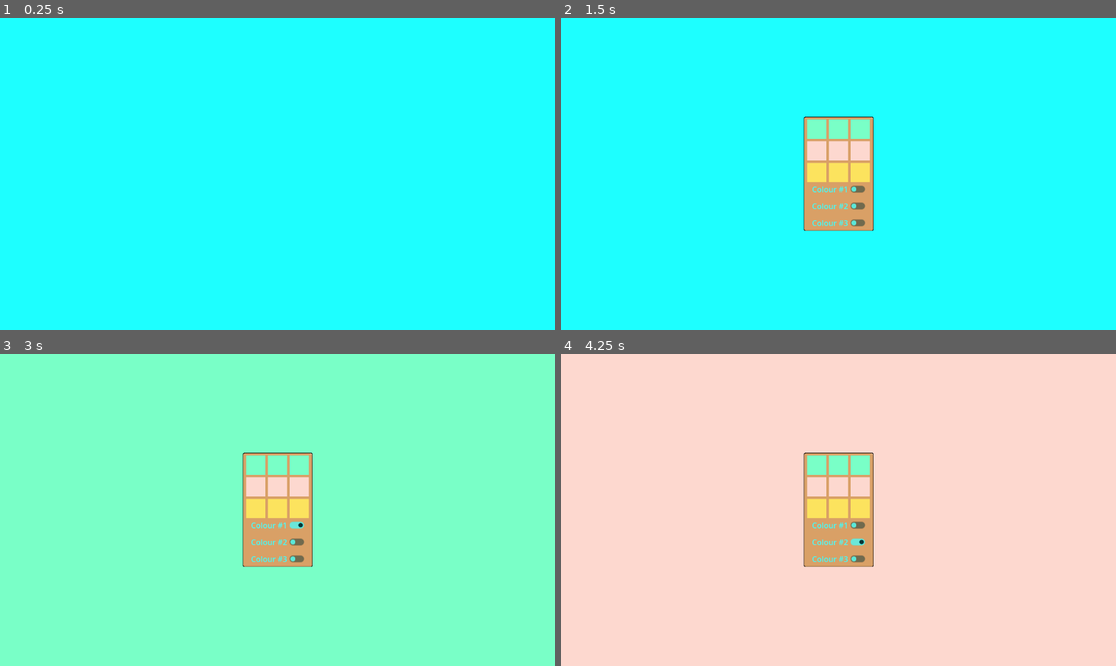
Above: before the commit, frames 1-4 (two rows, left to right).
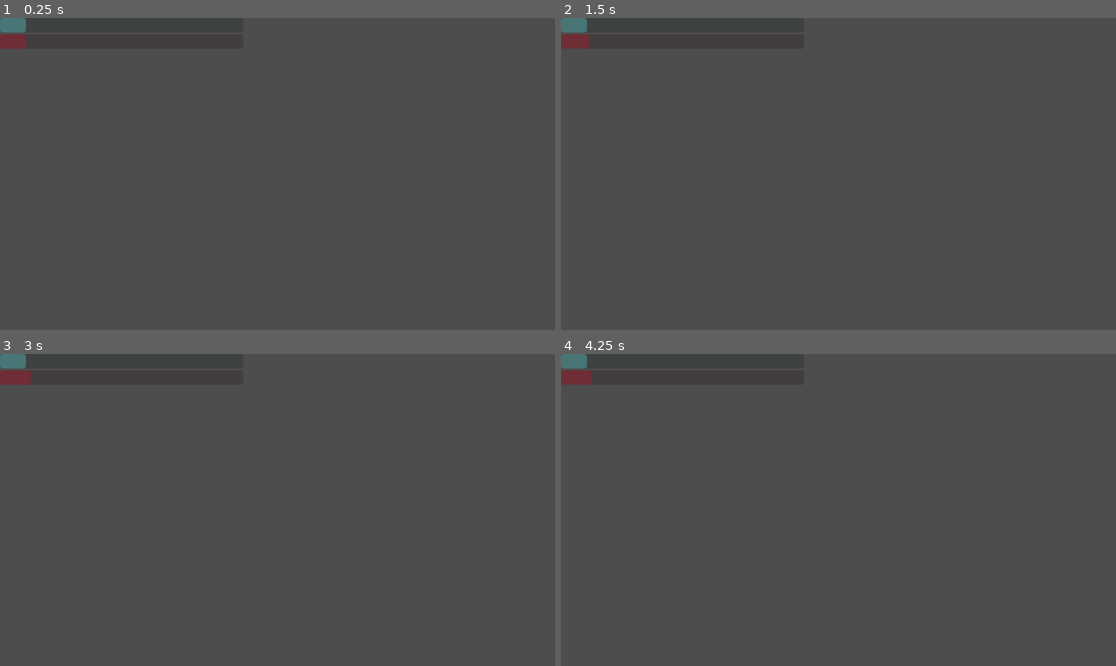
Above: after the commit, the same moments.

Repository: Saisanthosh-Selvakumar/SaiNavDiggingUpGodot
Game: Godot game, scene res://UIElements/main_control.tscn
Two runs of this game, one before a commit and one after it. Both use one fixed random seed, a clock stepped at 60 frames per second and the inputs below. Before the commit the project starts from res://UIElements/control.tscn.
Inputs (mouse positions are in pixels of both pictures, inside the frame that each line leads up to):
- Up to frame 1 (0.25 s): no input
- Up to frame 2 (1.5 s): tap Enter (ui_accept) at 0.5, 0.77, 1.25 s; hold Up (ui_up) 0.53-1.28 s
- Up to frame 3 (3 s): tap Enter (ui_accept) at 1.52, 2 s; hold Up (ui_up) 2.03-2.75 s; click (277, 525) at 2.75 s, where only the run before the commit has a clickable "Colour #1"
- Up to frame 4 (4.25 s): click (838, 541) at 3.5 s, where only the run before the commit has a clickable "Colour #2"

The runs differ from the first frame. In frame 1, 100% of the frame differs, in the area x 0-100%, y 0-100%; in frame 2, 100%; in frame 3, 100%; in frame 4, 100%.

Commit message:
Progress Bars Added!
The progress bars for our Health and Skill (mana-like) aspects of our game are now complete. I'm going to work on levels after this and then add the dialog box and hover info dialog (like a MC mod).

Diff:
--- a/Godot/UIElements/control.tscn
+++ b/Godot/UIElements/control.tscn
@@ -5,7 +5,7 @@
 
 [sub_resource type="StyleBoxEmpty" id="StyleBoxEmpty_7dr5w"]
 
-[node name="Control" type="Control" unique_id=2049346223]
+[node name="practiceControl" type="Control" unique_id=2049346223]
 layout_mode = 3
 anchors_preset = 15
 anchor_right = 1.0
--- /dev/null
+++ b/Godot/UIElements/health_bar.gd
@@ -0,0 +1,11 @@
+extends ProgressBar
+
+
+# Called when the node enters the scene tree for the first time.
+func _ready() -> void:
+	pass # Replace with function body.
+
+
+# Called every frame. 'delta' is the elapsed time since the previous frame.
+func _process(delta: float) -> void:
+	pass
--- /dev/null
+++ b/Godot/UIElements/main_control.tscn
@@ -0,0 +1,54 @@
+[gd_scene format=3 uid="uid://dr14le4dofaa0"]
+
+[ext_resource type="Script" uid="uid://bsdbi3wghpfxt" path="res://UIElements/skill_bar.gd" id="1_s70p2"]
+
+[sub_resource type="GDScript" id="GDScript_s70p2"]
+script/source = "extends ProgressBar
+
+const MAX_HEALTH: int = 100
+var health: int = 10
+
+func _ready():
+	self.max_value = MAX_HEALTH
+	set_health_bar()
+
+func _input(event: InputEvent) -> void: # replace this with actual health stuff
+	if event.is_action_pressed(\"ui_down\"):
+		damage()
+
+func damage(): # replace this once health is finalized
+	health -= 1
+	if health < 0:
+		health = MAX_HEALTH
+	set_health_bar()
+
+func set_health_bar():
+	self.value = health
+"
+
+[node name="mainControl" type="Control" unique_id=914664440]
+layout_mode = 3
+anchors_preset = 15
+anchor_right = 1.0
+anchor_bottom = 1.0
+grow_horizontal = 2
+grow_vertical = 2
+
+[node name="healthAndSkillBar" type="VBoxContainer" parent="." unique_id=990764840]
+layout_mode = 0
+offset_right = 505.0
+offset_bottom = 469.0
+
+[node name="healthBar" type="ProgressBar" parent="healthAndSkillBar" unique_id=1334462937]
+self_modulate = Color(0.38039216, 1, 1, 0.6666667)
+custom_minimum_size = Vector2(0, 30)
+layout_mode = 2
+show_percentage = false
+script = SubResource("GDScript_s70p2")
+
+[node name="skillBar" type="ProgressBar" parent="healthAndSkillBar" unique_id=319531320]
+self_modulate = Color(0.9235445, 0, 0.12920523, 0.6666667)
+custom_minimum_size = Vector2(0, 30)
+layout_mode = 2
+show_percentage = false
+script = ExtResource("1_s70p2")
--- /dev/null
+++ b/Godot/UIElements/skill_bar.gd
@@ -0,0 +1,21 @@
+extends ProgressBar
+
+const MAX_SKILL: int = 100
+var skill: int = 10
+
+func _ready():
+	self.max_value = MAX_SKILL
+	set_health_bar()
+
+func _input(event: InputEvent) -> void: # replace this with actual health stuff
+	if event.is_action_pressed("ui_up"):
+		damage()
+
+func damage(): # replace this once skill reduction for super moves is complete
+	skill += 1
+	if skill > MAX_SKILL:
+		skill = 0
+	set_health_bar()
+
+func set_health_bar():
+	self.value = skill
--- a/Godot/project.godot
+++ b/Godot/project.godot
@@ -11,7 +11,7 @@
 [application]
 
 config/name="SaiNavDiggingUp"
-run/main_scene="res://UIElements/control.tscn"
+run/main_scene="uid://dr14le4dofaa0"
 config/features=PackedStringArray("4.6", "Forward Plus")
 config/icon="res://icon.svg"
 
Not shown, added: Godot/UIElements/health_bar.gd.uid
Not shown, added: Godot/UIElements/skill_bar.gd.uid
